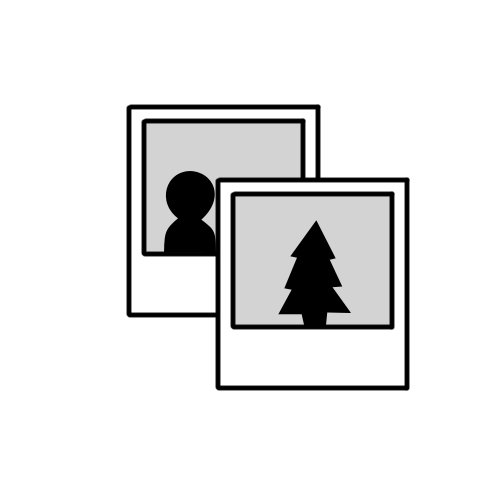
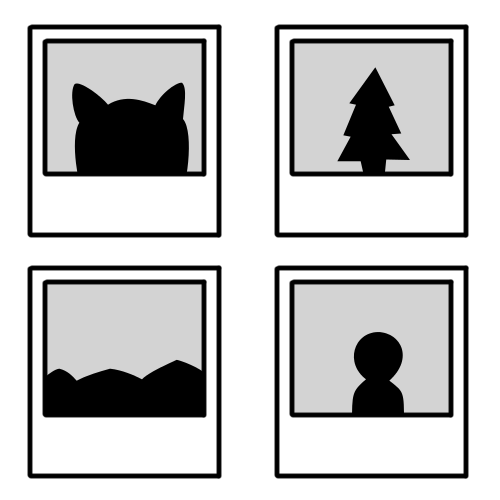
The second 500px x 500px image is a revision of the first. Changes to its layers:
removed layer "Pasted Layer" over [215, 177, 410, 391]
removed layer "Pasted Layer #1" over [126, 104, 321, 318]
added layer "Layer Group copy #2" above "Layer Group copy #1" over [274, 24, 469, 238]
added layer "Layer Group copy #1" above "Layer Group copy #3" over [274, 265, 469, 479]
added layer "Layer Group copy #3" above "Layer Group copy" over [27, 265, 222, 479]
added layer "Layer Group copy" above "Layer #5" over [27, 24, 222, 238]
added layer "Layer #5" above "Layer Group" over [36, 67, 410, 440]
added layer "Layer #1" above "Layer #6" over [45, 39, 451, 416]
